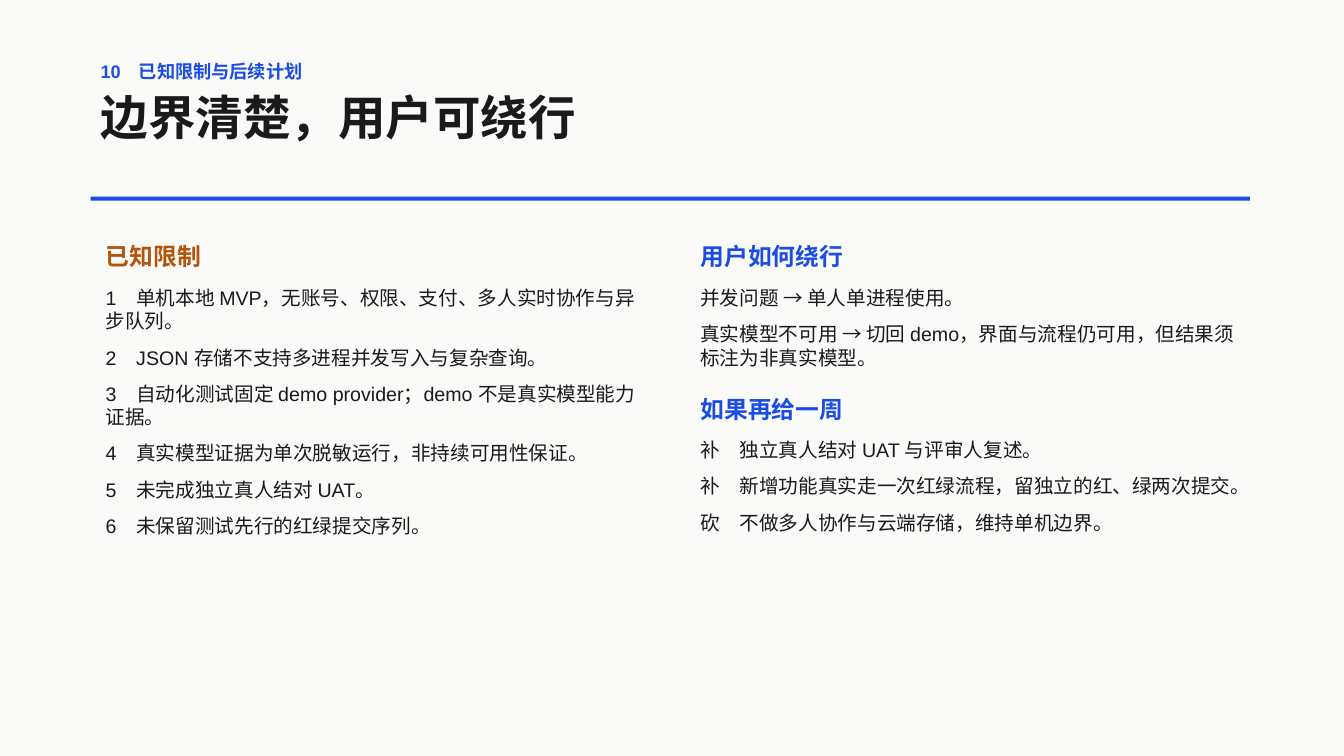
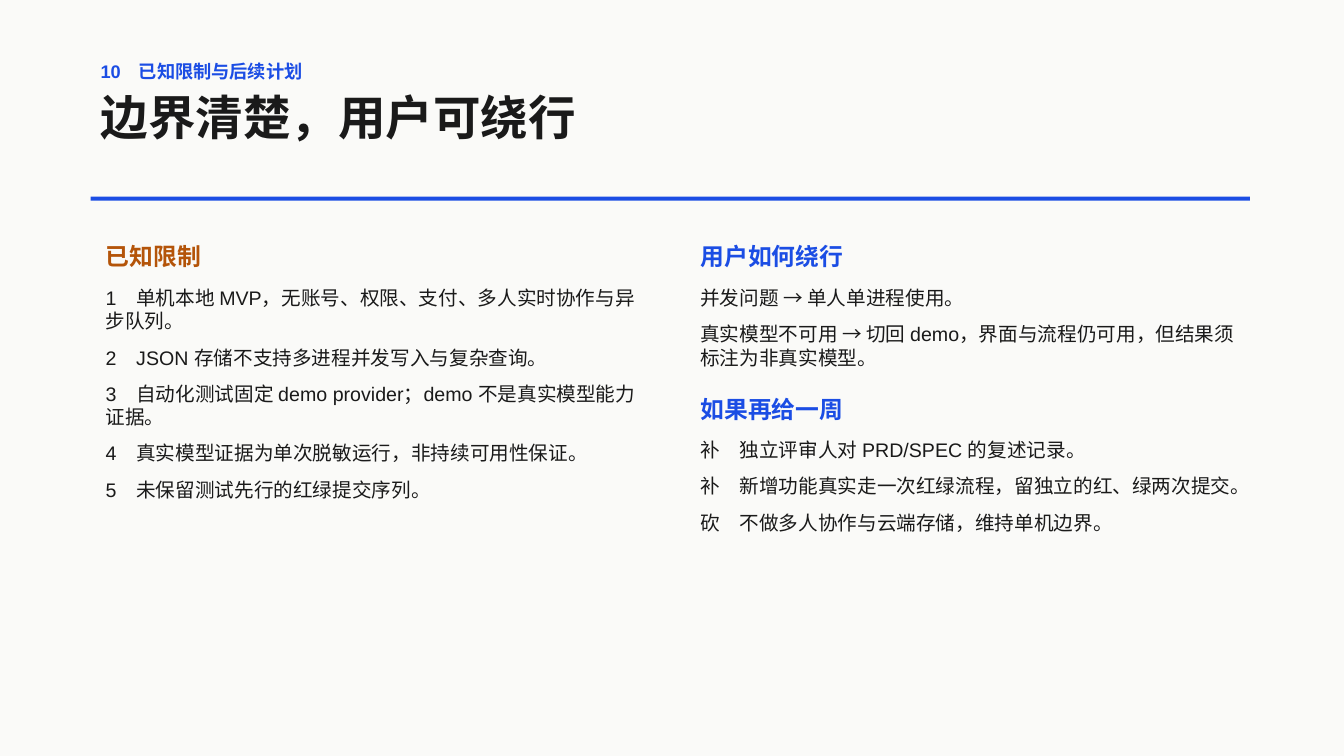
Before and after one commit to xuzihan0823/msd-2510631109-arena-lite, a slide deck: slide 11 of projects/launchspec-ai/submissions/2510631109-launchspec-ai-defense.pptx. Drawn at 1344x756 pixels with LibreOffice and Linux fonts; fonts in the diff are those of the drawing. Boxes give left, top, right and bottom in pixels: in the first picture for what was removed or moved away, otherwise in the second. Text is boxed around its words. In the diff, an @@ line names an element or a change of style, - is before the commit and + after.

Commit message:
[2510631109] record independent human pair UAT (TYX, 2026-07-29)
新增 process/uat/launchspec-ai-human-pair-uat-2026-07-29.md：
- 测试者 TYX（未参与开发），Edge，demo provider
- U-03 生成蓝图首次不可用、内容不显示，处理后复测通过
- 其余 6 项一次通过；U-04~U-07 在 U-03 修复后重新执行
- 测试者未表述的两项反馈如实留空，未代写

如实说明：本次处理未产生业务代码提交（6b2fe9c 与 5a3b56d
之间无提交，工作区干净），记录中不引用修复提交号。

同步更新 Gate 3（F-1 转为已完成）、PROCESS、evidence 索引、
draft-uat、第 2 次周志、最终报告与 12 页答辩 PPT。
7-23 本人 UAT 记录保持原文，仅追加后续补记。

```diff
--- a/projects/launchspec-ai/submissions/2510631109-launchspec-ai-defense.pptx
+++ b/projects/launchspec-ai/submissions/2510631109-launchspec-ai-defense.pptx
@@ text at [700,440,1086,459]: text changed @@
-补 独立真人结对 UAT 与评审人复述。
+补 独立评审人对 PRD/SPEC 的复述记录。
@@ text at [106,480,431,499]: text changed @@
-5 未完成独立真人结对 UAT。
-6 未保留测试先行的红绿提交序列。
+5 未保留测试先行的红绿提交序列。
```
Also in this commit, not shown: 3 other slides changed, 11 other files.
